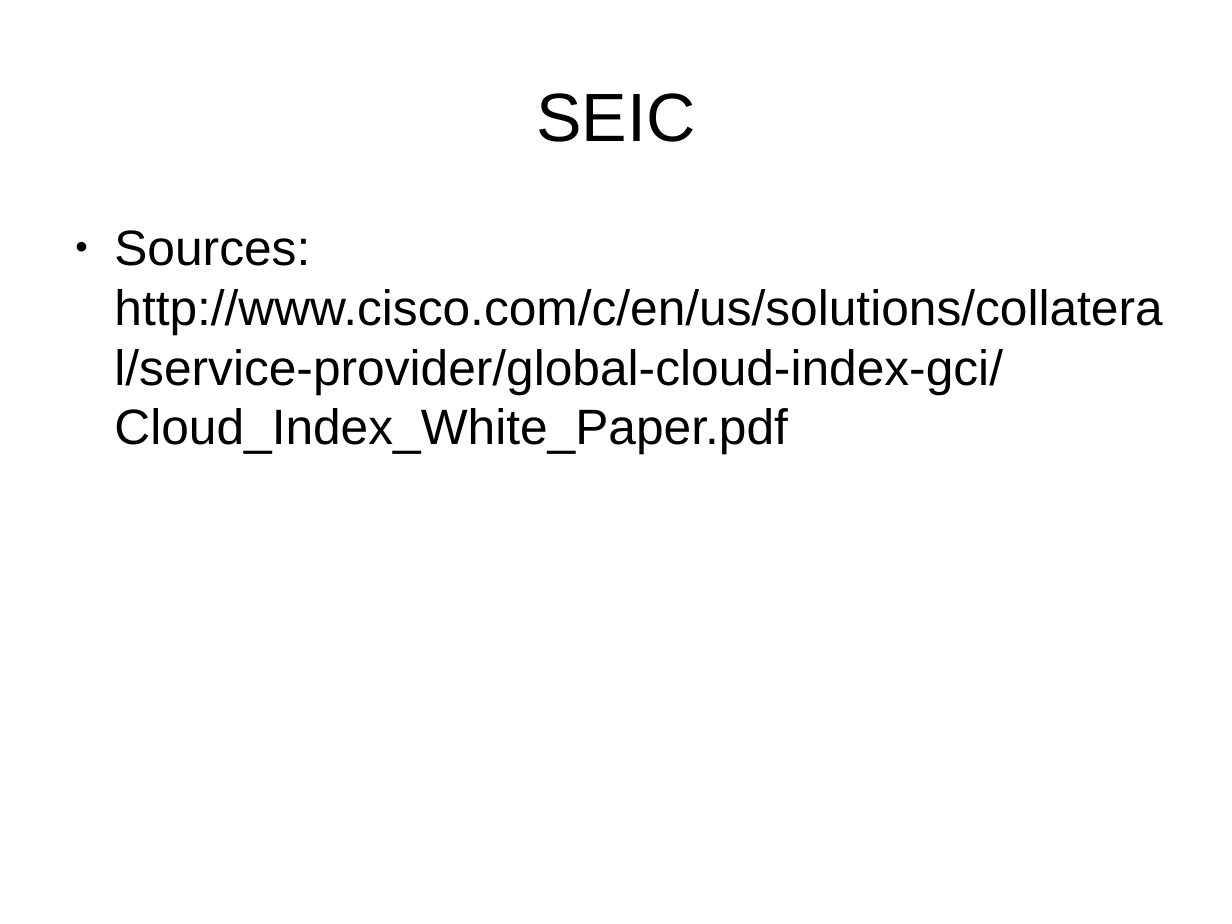
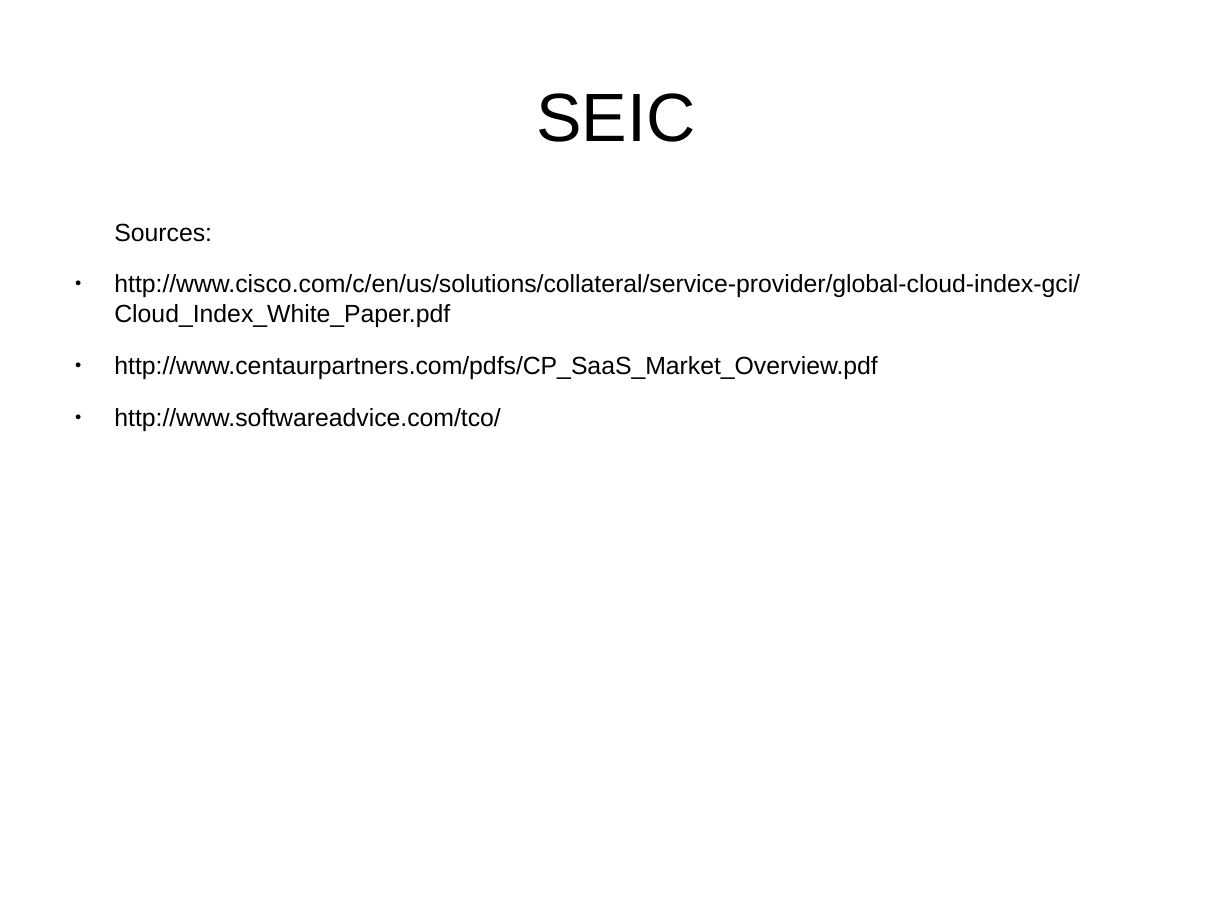
Before and after one commit to Slaan/seic, a slide deck: slide 2 of doku/1 - Projektleitung/3 - Präsentationen und Berichte/Daniel/SEIC.odp. Drawn at 1232x924 pixels with LibreOffice and Linux fonts; fonts in the diff are those of the drawing. Boxes give left, top, right and bottom in pixels: in the first picture for what was removed or moved away, otherwise in the second. Text is boxed around its words. In the diff, an @@ line names an element or a change of style, - is before the commit and + after.

```diff
--- a/doku/1 - Projektleitung/3 - Präsentationen und Berichte/Daniel/SEIC.odp
+++ b/doku/1 - Projektleitung/3 - Präsentationen und Berichte/Daniel/SEIC.odp
@@ text at [114, 223, 1080, 431]: text changed; size 32 to 16 pt @@
-● Sources: http://www.cisco.com/c/en/us/solutions/collateral/service-provider/global-cloud-index-gci/Cloud_Index_White_Paper.pdf
+Sources:
+● http://www.cisco.com/c/en/us/solutions/collateral/service-provider/global-cloud-index-gci/Cloud_Index_White_Paper.pdf
+● http://www.centaurpartners.com/pdfs/CP_SaaS_Market_Overview.pdf
+● http://www.softwareadvice.com/tco/
```
Also in this commit, not shown: 4 slides added, 2 slides removed, 3 other files.
